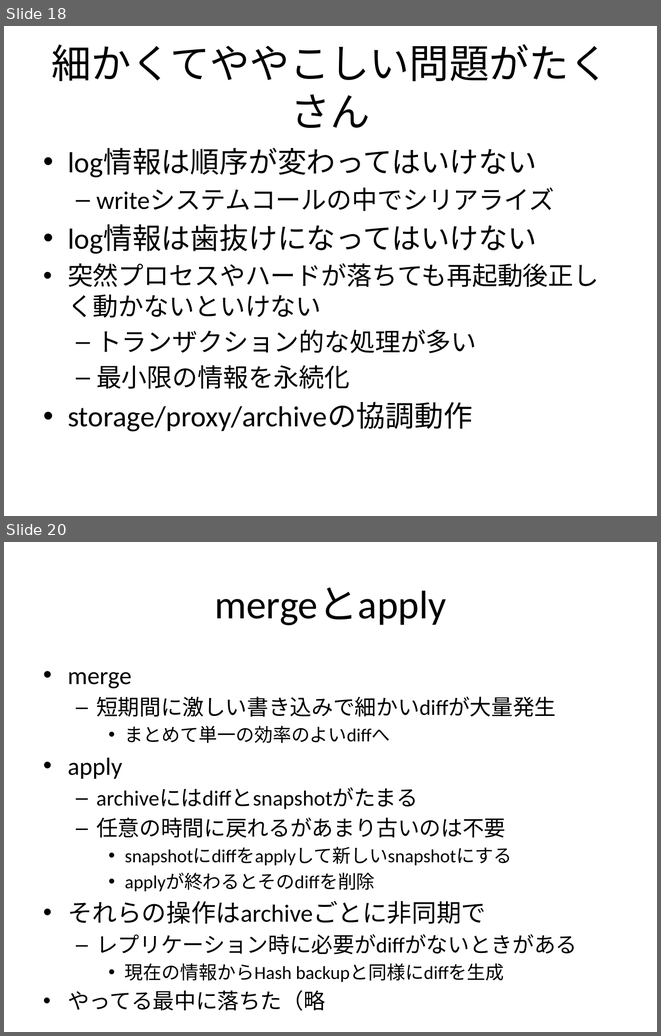
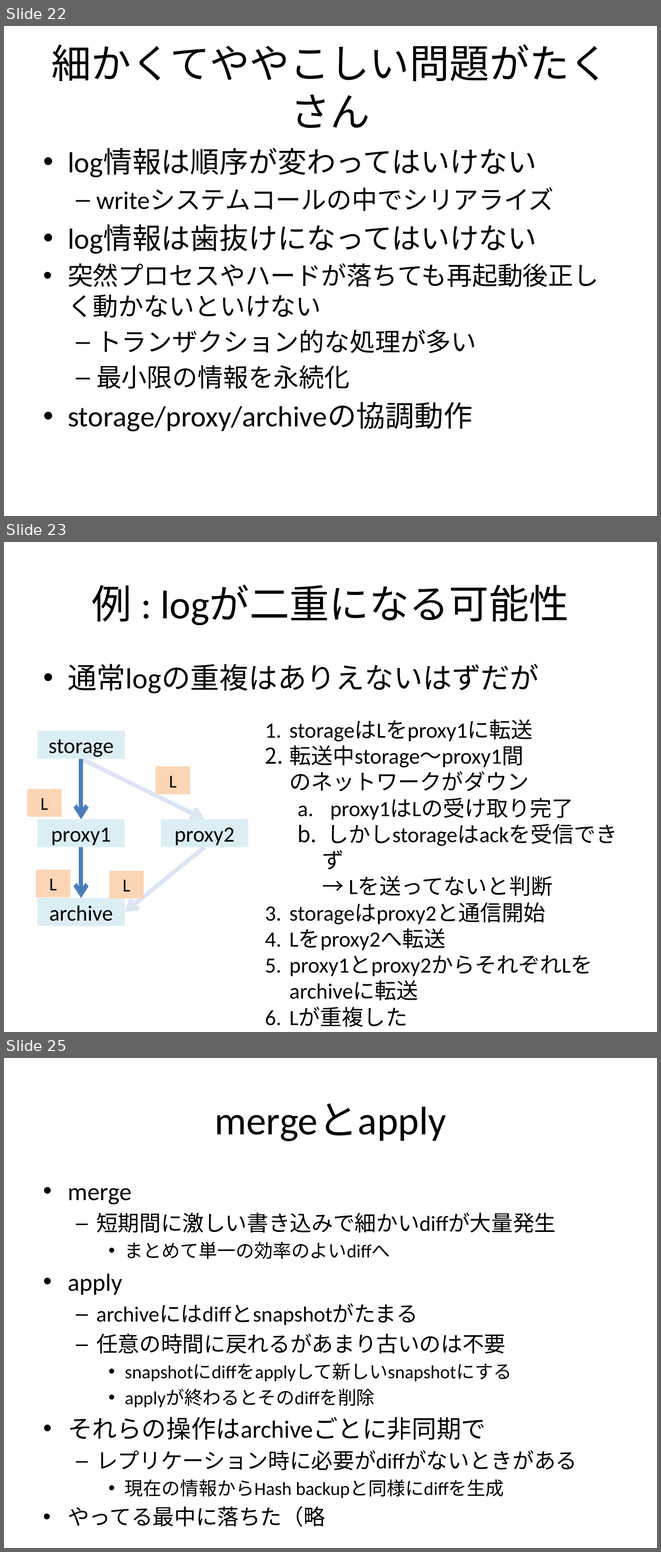
Before and after one commit to walb-linux/walb-tools, a slide deck: doc/walb-is-hard.pptx. Shown one above the other, each under a label of ours: slides 18 and 20 before the commit, slides 22, 23 and 25 after it; the slides between them are not shown. The pictures are 661x1036 and 661x1552 pixels, drawn with LibreOffice and Linux fonts; fonts in the diff are those of the drawing. Boxes give left, top, right and bottom in pixels: in the first picture for what was removed or moved away, otherwise in the second. Text is boxed around its words. In the diff, an @@ line names an element or a change of style, - is before the commit and + after.

```diff
--- a/doc/walb-is-hard.pptx
+++ b/doc/walb-is-hard.pptx
@@ slide 23 added at [4, 542, 657, 1032], background #FFFFFF @@
@@ title added at [92, 585, 569, 625], 44 pt, text #000000 @@
+例 : logが二重になる可能性
@@ text added at [68, 663, 539, 694], 32 pt, text #000000 @@
+• 通常logの重複はありえないはずだが
@@ text added at [289, 720, 618, 950], 24 pt, text #000000 @@
+1. storageはLをproxy1に転送
+2. 転送中storage～proxy1間
+   のネットワークがダウン
+  a. proxy1はLの受け取り完了
+  b. しかしstorageはackを受信できず
+     → Lを送ってないと判断
+3. storageはproxy2と通信開始
+4. Lをproxy2へ転送
+5. proxy1とproxy2からそれぞれLをarchiveに転送
+6. Lが重複した
@@ arrow added from (81, 847) to (81, 898), #4B7EBC 4.75 pt @@
@@ arrow added from (204, 847) to (125, 911), #DCE6F2 4.75 pt @@
@@ group added at [27, 731, 248, 926]: 8 rectangles, 2 arrows @@
+storage
+proxy2
+proxy1
+archive
+L
+L
+L
+L
@@ what was slide 18 is now slide 22 @@
@@ what was slide 20 is now slide 25 @@
```
Also in this commit, not shown: 14 slides changed, 4 other slides added, 1 slide removed.
